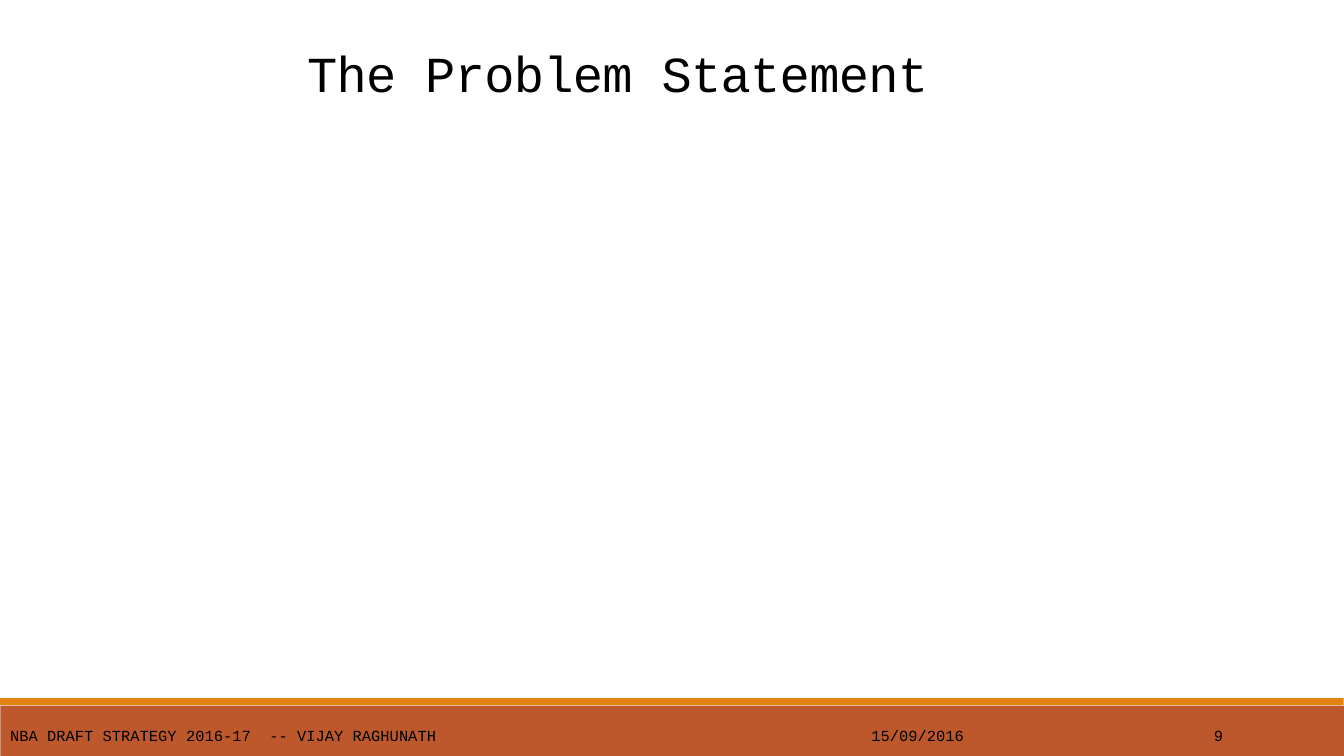
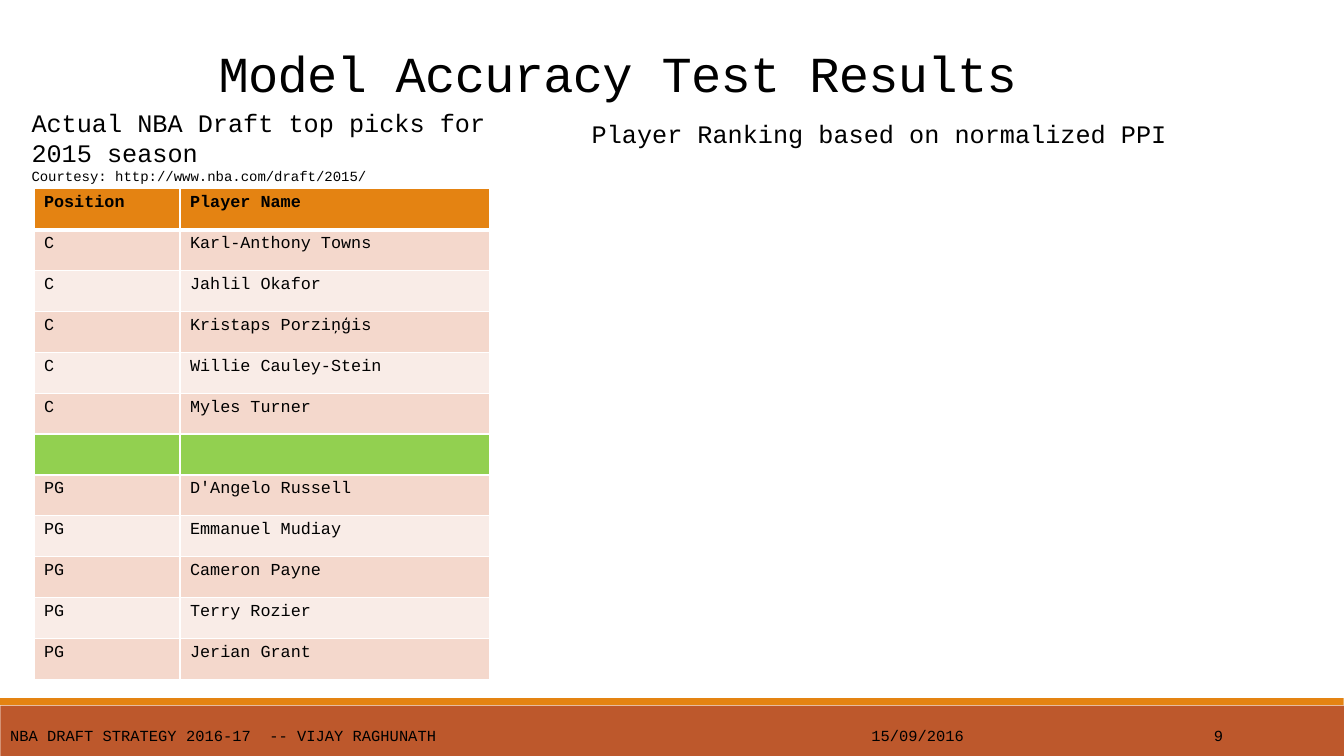
Before and after one commit to vijayr1912/NBA-scouting-draft, a slide deck: slide 10 of NBA-Draft-Scouting.pptx. Drawn at 1344x756 pixels with LibreOffice and Linux fonts; fonts in the diff are those of the drawing. Boxes give left, top, right and bottom in pixels: in the first picture for what was removed or moved away, otherwise in the second. Text is boxed around its words. In the diff, an @@ line names an element or a change of style, - is before the commit and + after.

Commit message:
added model accuracy test

```diff
--- a/NBA-Draft-Scouting.pptx
+++ b/NBA-Draft-Scouting.pptx
@@ title at (x1=219, y1=56, x2=1016, y2=103): text changed @@
-The Problem Statement
+Model Accuracy Test Results
@@ text added at (x1=32, y1=113, x2=485, y2=184), 10 pt, text #000000 @@
+Actual NBA Draft top picks for 2015 season
+Courtesy: http://www.nba.com/draft/2015/
@@ text added at (x1=592, y1=125, x2=1166, y2=149), 18 pt, text #000000 @@
+Player Ranking based on normalized PPI
@@ table added at (x1=34, y1=189, x2=490, y2=680), 12 rows, 2 columns @@
+Position | Player Name
+C | Karl-Anthony Towns
+C | Jahlil Okafor
+C | Kristaps Porziņģis
+C | Willie Cauley-Stein
+C | Myles Turner
+ | 
+PG | D'Angelo Russell
+PG | Emmanuel Mudiay
+PG | Cameron Payne
+PG | Terry Rozier
+PG | Jerian Grant
```
Also in this commit, not shown: 5 other slides changed.
